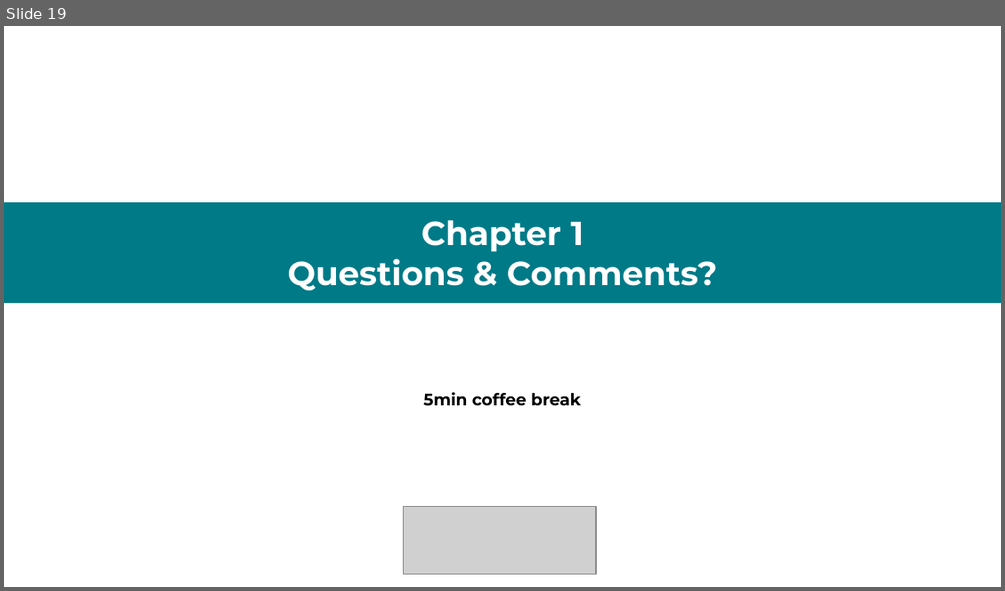
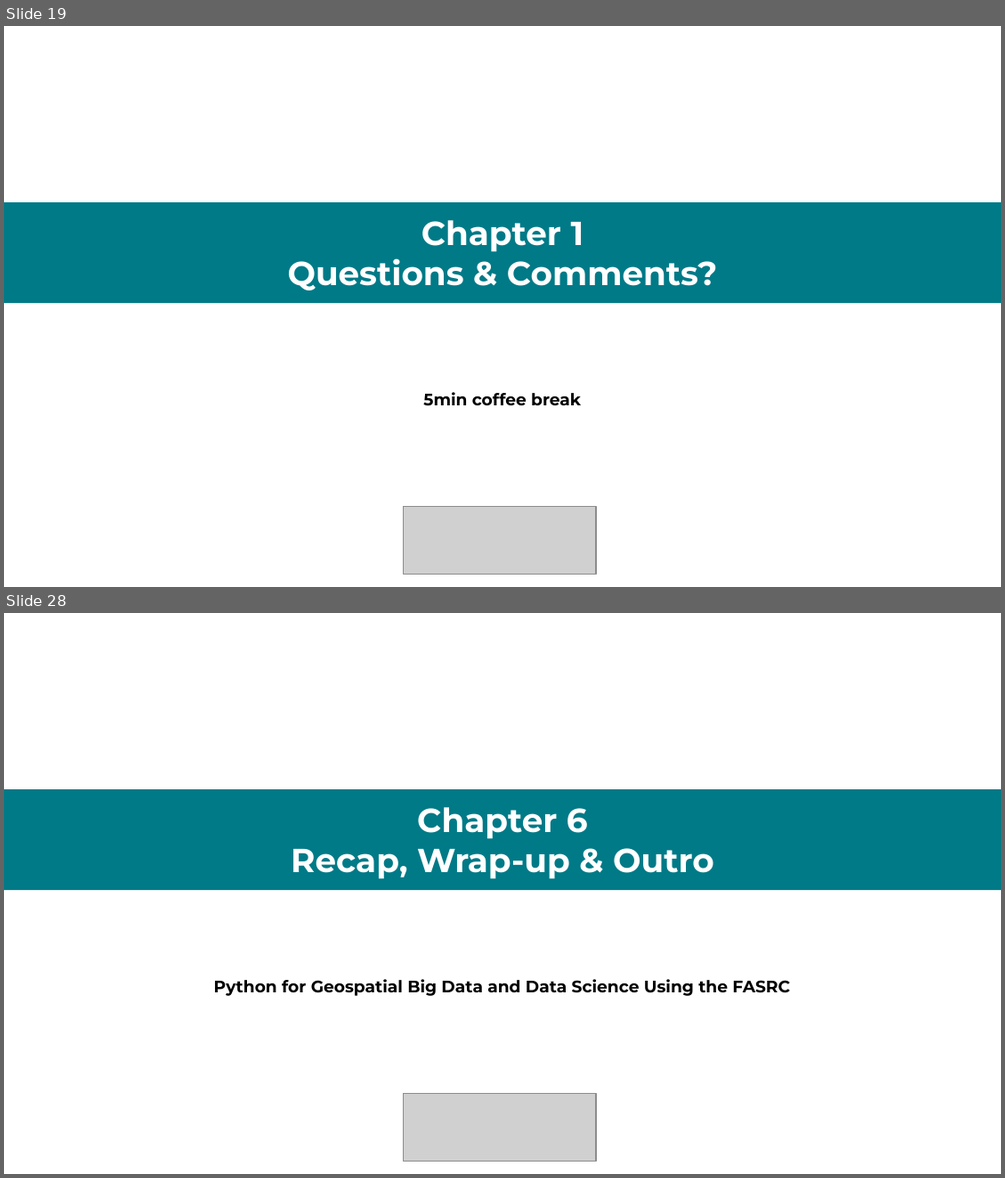
Before and after one commit to RGreinacher/python-workshop-gis-big-data, a slide deck: Slides.pptx. Shown one above the other, each under a label of ours: slide 19 before the commit, slides 19 and 28 after it; the slides between them are not shown. The pictures are 1005x591 and 1005x1178 pixels, drawn with LibreOffice and Linux fonts; fonts in the diff are those of the drawing; grey boxes stand for pictures. Boxes give left, top, right and bottom in pixels: in the first picture for what was removed or moved away, otherwise in the second. Text is boxed around its words. In the diff, an @@ line names an element or a change of style, - is before the commit and + after.

Commit message:
added remaining chapters to slides

```diff
--- a/Slides.pptx
+++ b/Slides.pptx
@@ slide 28 added at box(4, 613, 1001, 1174), background #FFFFFF @@
@@ rectangle added at box(4, 789, 1001, 890), fill #007A87, 24 pt, text #FFFFFF, bold @@
+Chapter 6
+Recap, Wrap-up & Outro
@@ text added at box(214, 979, 790, 996), 12 pt, text #000000, bold @@
+Python for Geospatial Big Data and Data Science Using the FASRC
@@ picture added at box(404, 1094, 596, 1161) @@
```
Also in this commit, not shown: 9 other slides added, 2 other files.
